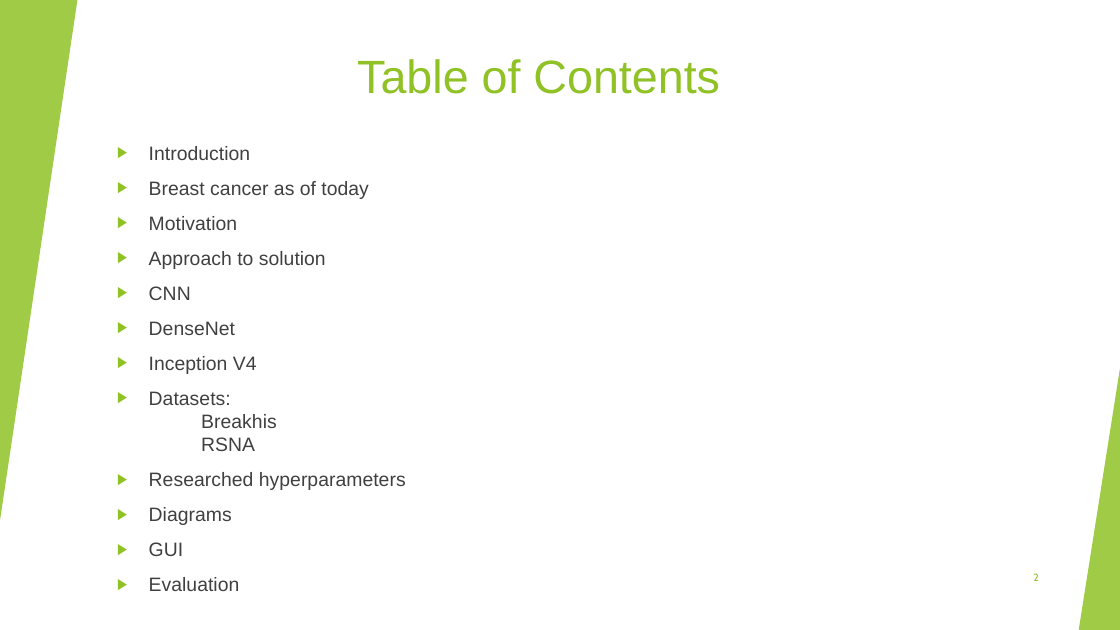
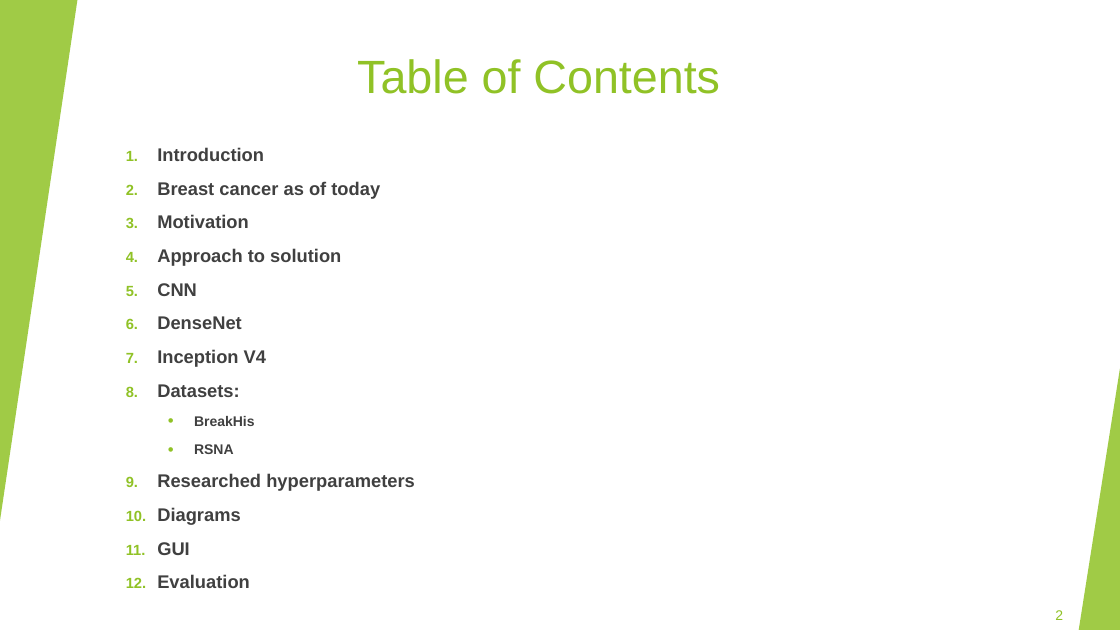
Before and after one commit to Shenhav26/Final_project, a slide deck: slide 2 of capstone project phase A.pptx. Drawn at 1120x630 pixels with LibreOffice and Linux fonts; fonts in the diff are those of the drawing. Boxes give left, top, right and bottom in pixels: in the first picture for what was removed or moved away, otherwise in the second. Text is boxed around its words. In the diff, an @@ line names an element or a change of style, - is before the commit and + after.

```diff
--- a/capstone project phase A.pptx
+++ b/capstone project phase A.pptx
@@ text "Introduction": place and size @@
-text "Introduction" at (149,146,406,591)
+text "Introduction" at (157,147,415,588)
@@ text at (157,147,415,588): size 16.6 to 15.7 pt, bold on in "Introduction", "Breast cancer as of today", "Motivation", "Approach to solution" and 7 more places; bullet ▶ to 1. @@
@@ text at (157,384,255,454): text changed; size 16.6 to 12 pt; bold on @@
-▶ Datasets:
-  Breakhis
-  RSNA
+8. Datasets:
+  • BreakHis
+  • RSNA
@@ page number: place and size @@
-page number at (1033,573,1039,581)
+page number at (1055,610,1063,620)
@@ page number at (1055,610,1063,620): size 9 to 12 pt, font Cabin to Arial @@
```
Also in this commit, not shown: 17 other slides changed, 1 slide removed.
